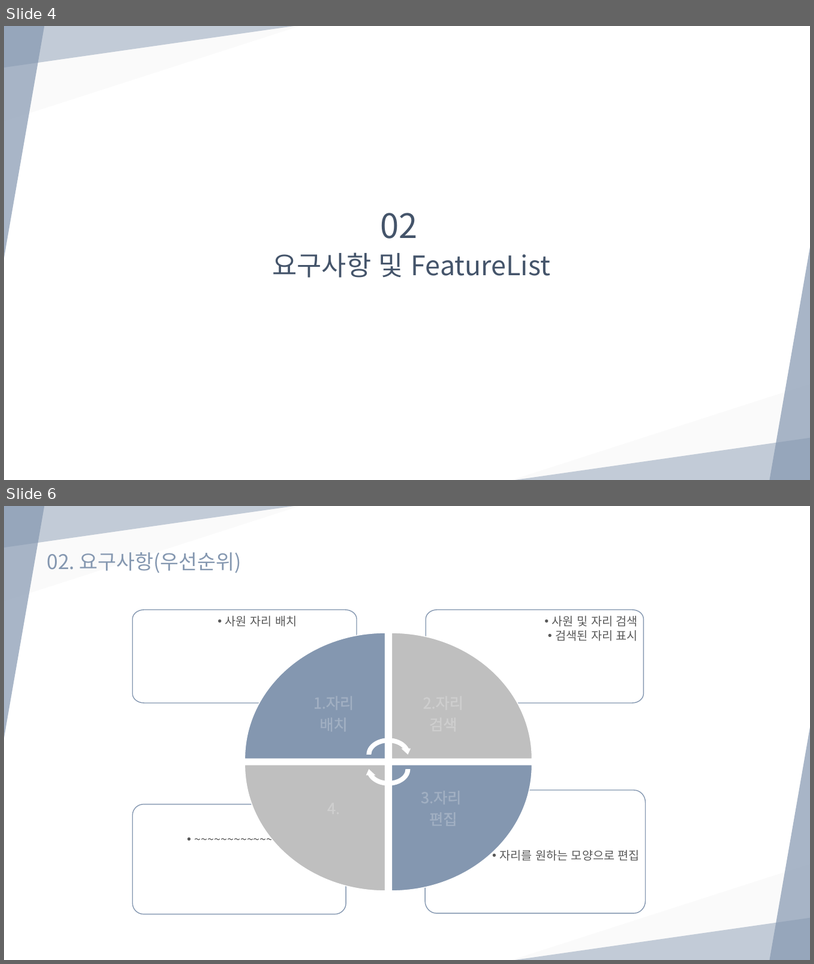
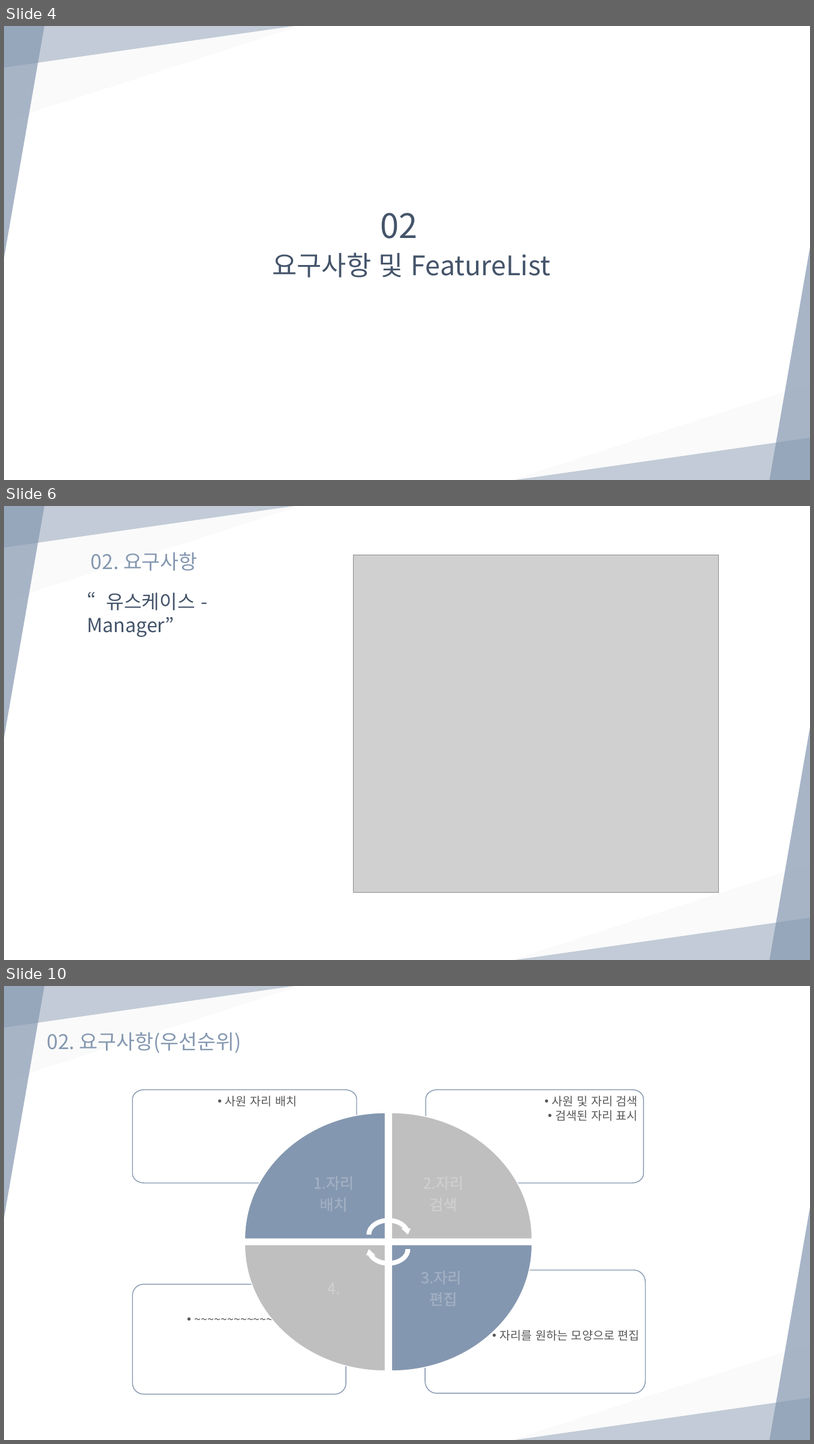
Before and after one commit to cyj2857/hanzari, a slide deck: documents/한자리.pptx. Shown one above the other, each under a label of ours: slides 4 and 6 before the commit, slides 4, 6 and 10 after it; the slides between them are not shown. The pictures are 814x964 and 814x1444 pixels, drawn with LibreOffice and Linux fonts; fonts in the diff are those of the drawing; grey boxes stand for pictures. Boxes give left, top, right and bottom in pixels: in the first picture for what was removed or moved away, otherwise in the second. Text is boxed around its words. In the diff, an @@ line names an element or a change of style, - is before the commit and + after.

Commit message:
한자리 유스케이스 추가

```diff
--- a/documents/한자리.pptx
+++ b/documents/한자리.pptx
@@ slide 6 added at <box>4,506,810,960</box>, background #FFFFFF @@
@@ right triangle added at <box>4,506,302,601</box>, fill #F2F2F2 at 31% opacity @@
@@ right triangle added at <box>4,506,45,738</box>, fill #8497B0 at 70% opacity @@
@@ right triangle added at <box>4,506,299,548</box>, fill #8497B0 at 47% opacity @@
@@ text added at <box>91,552,198,571</box>, 24 pt, text #8497B0 @@
+02. 요구사항
@@ picture added at <box>354,555,719,892</box> @@
@@ text added at <box>87,592,195,637</box>, 23 pt, text #44546A @@
+“유스케이스 - Manager”
@@ right triangle added at <box>770,727,810,960</box>, fill #8497B0 at 70% opacity @@
@@ right triangle added at <box>513,864,810,960</box>, fill #F2F2F2 at 31% opacity @@
@@ right triangle added at <box>516,918,810,960</box>, fill #8497B0 at 47% opacity @@
@@ what was slide 6 is now slide 10 @@
```
Also in this commit, not shown: 1 slide changed, 3 other slides added.
